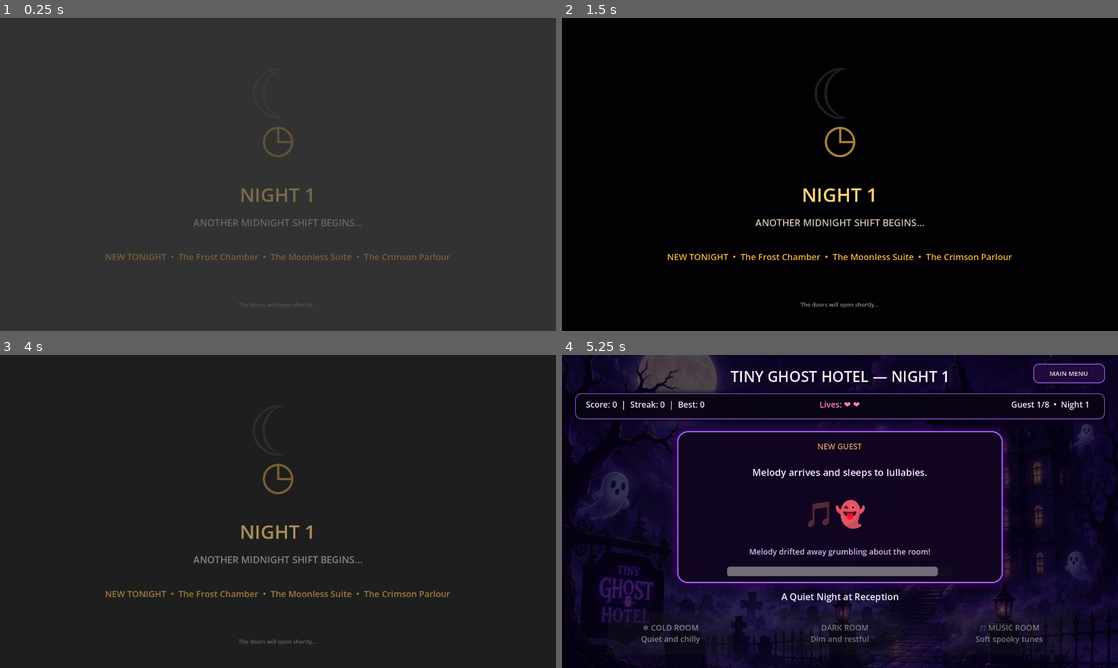
Above: before the commit, frames 1-4 (two rows, left to right).
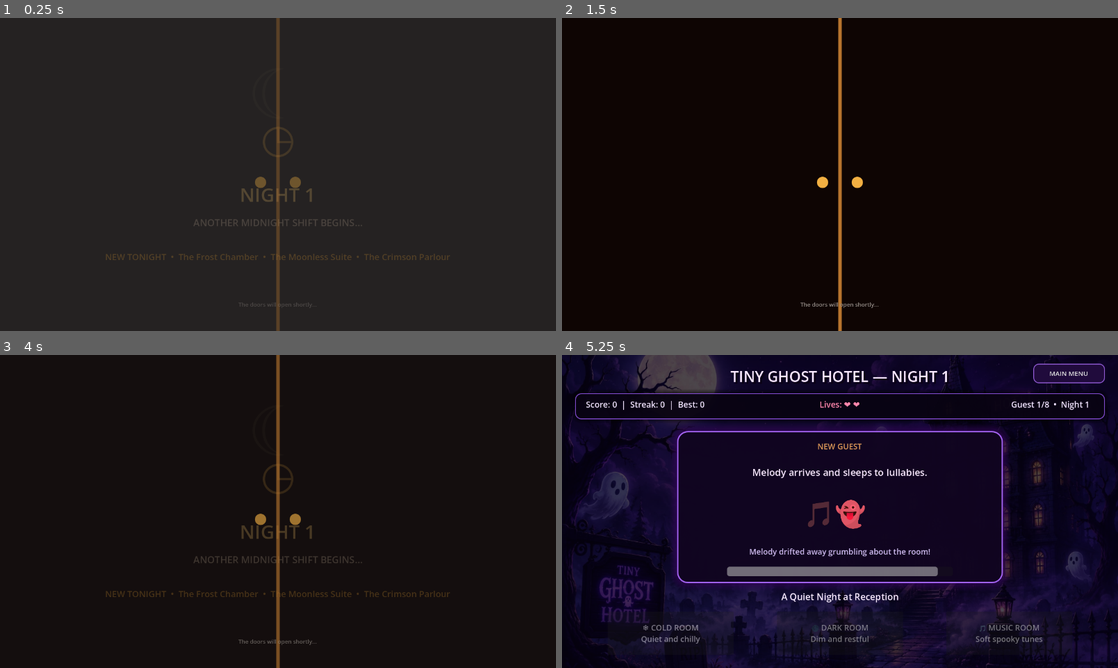
Above: after the commit, the same moments.

Repository: 22koki/tiny-ghost-hotel
Game: Godot game, scene res://scenes/NightTransition.tscn
The game is run twice, just before and just after one commit, with the same random seed, the same clock (stepped at 60 frames per second) and the same inputs. This scene is started directly instead of the project's main scene.
Inputs (mouse positions are in pixels of both pictures, inside the frame that each line leads up to):
- Up to frame 1 (0.25 s): no input
- Up to frame 2 (1.5 s): move the mouse to (962, 158) at 0.52 s; move the mouse to (728, 190) at 1.27 s
- Up to frame 3 (4 s): move the mouse to (333, 442) at 2.02 s; tap Enter at 2.75 s; move the mouse to (250, 574) at 2.77 s; tap Space at 3.5 s; move the mouse to (444, 558) at 3.52 s
- Up to frame 4 (5.25 s): move the mouse to (673, 464) at 4.27 s; click "❄ COLD ROOM Quiet and chilly" at 5 s

The runs differ from the first frame. In frame 1, 1.5% of the frame differs, in the area x 19-81%, y 0-100%; in frame 2, 2.2%; in frame 3, 2.2%; in frame 4, nothing differs.

Commit message:
feat: add physical doors fog and lightning to night cinematic

Diff:
--- a/scenes/NightTransition.tscn
+++ b/scenes/NightTransition.tscn
@@ -70,6 +70,81 @@
 text = ""
 horizontal_alignment = 1
 
+[node name="Lightning" type="ColorRect" parent="."]
+layout_mode = 1
+anchors_preset = 15
+anchor_right = 1.0
+anchor_bottom = 1.0
+grow_horizontal = 2
+grow_vertical = 2
+mouse_filter = 2
+color = Color(0.82, 0.88, 1, 1)
+modulate = Color(1, 1, 1, 0)
+
+[node name="FogLeft" type="Label" parent="."]
+offset_left = -600.0
+offset_top = 500.0
+offset_right = 400.0
+offset_bottom = 640.0
+theme_override_colors/font_color = Color(0.65, 0.68, 0.72, 0.24)
+theme_override_font_sizes/font_size = 54
+text = "☁   ☁   ☁   ☁"
+
+[node name="FogRight" type="Label" parent="."]
+offset_left = 1280.0
+offset_top = 565.0
+offset_right = 2280.0
+offset_bottom = 705.0
+theme_override_colors/font_color = Color(0.52, 0.55, 0.62, 0.18)
+theme_override_font_sizes/font_size = 48
+text = "☁   ☁   ☁   ☁"
+
+[node name="Doors" type="Control" parent="."]
+layout_mode = 1
+anchors_preset = 15
+anchor_right = 1.0
+anchor_bottom = 1.0
+grow_horizontal = 2
+grow_vertical = 2
+mouse_filter = 2
+
+[node name="Left" type="ColorRect" parent="Doors"]
+offset_right = 640.0
+offset_bottom = 720.0
+color = Color(0.055, 0.022, 0.014, 1)
+
+[node name="Right" type="ColorRect" parent="Doors"]
+offset_left = 640.0
+offset_right = 1280.0
+offset_bottom = 720.0
+color = Color(0.055, 0.022, 0.014, 1)
+
+[node name="Seam" type="ColorRect" parent="Doors"]
+offset_left = 636.0
+offset_right = 644.0
+offset_bottom = 720.0
+color = Color(0.72, 0.46, 0.18, 1)
+
+[node name="KnobLeft" type="Label" parent="Doors"]
+offset_left = 570.0
+offset_top = 350.0
+offset_right = 630.0
+offset_bottom = 410.0
+theme_override_colors/font_color = Color(0.95, 0.69, 0.26, 1)
+theme_override_font_sizes/font_size = 34
+text = "●"
+horizontal_alignment = 1
+
+[node name="KnobRight" type="Label" parent="Doors"]
+offset_left = 650.0
+offset_top = 350.0
+offset_right = 710.0
+offset_bottom = 410.0
+theme_override_colors/font_color = Color(0.95, 0.69, 0.26, 1)
+theme_override_font_sizes/font_size = 34
+text = "●"
+horizontal_alignment = 1
+
 [node name="Hint" type="Label" parent="."]
 offset_left = 340.0
 offset_top = 650.0
